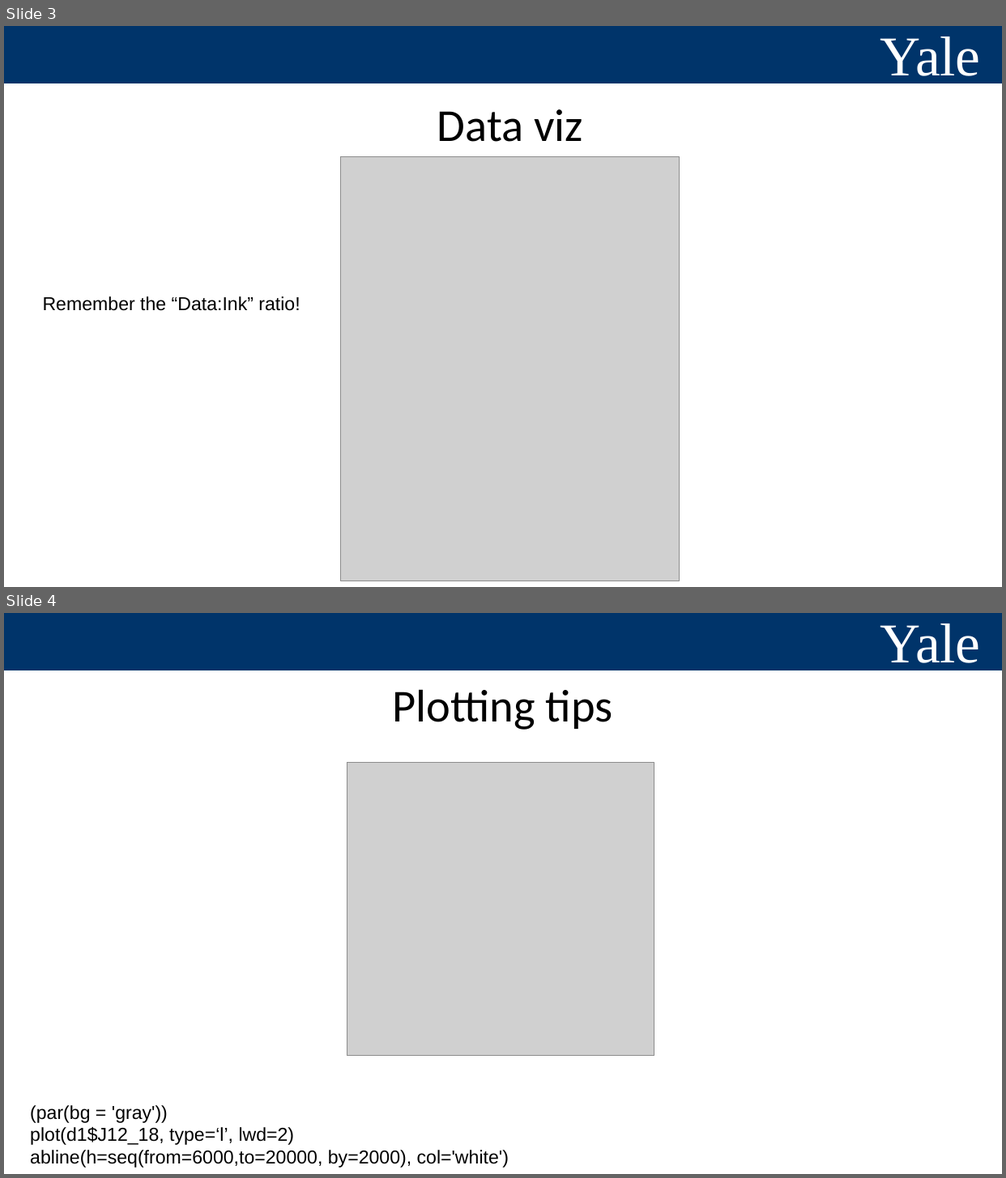
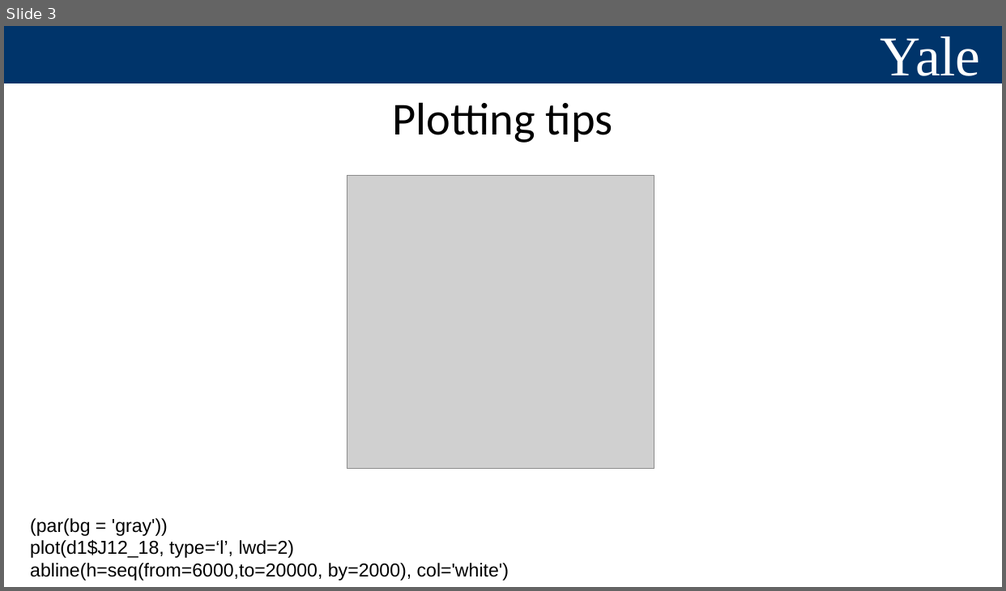
Before and after one commit to YalePublicHealthSurveillance/YaleIntroPublicHealthSurveillance.github.io, a slide deck: Slides/presenting results.pptx. Shown one above the other, each under a label of ours: slides 3 and 4 before the commit, slide 3 after it. The pictures are 1006x1178 and 1006x591 pixels, drawn with LibreOffice and Linux fonts; fonts in the diff are those of the drawing; grey boxes stand for pictures. Boxes give left, top, right and bottom in pixels: in the first picture for what was removed or moved away, otherwise in the second. Text is boxed around its words. In the diff, an @@ line names an element or a change of style, - is before the commit and + after.

```diff
--- a/Slides/presenting results.pptx
+++ b/Slides/presenting results.pptx
@@ slide 3 removed at (4, 26, 1002, 587), background #FFFFFF; not listed: 3 template elements that a slide beside it also shows @@
@@ title removed at (437, 109, 583, 142) @@
-Data viz
@@ picture removed at (341, 157, 680, 582) @@
@@ text removed at (43, 297, 300, 311) @@
-Remember the “Data:Ink” ratio!
@@ what was slide 4 is now slide 3 @@
```
Also in this commit, not shown: 1 slide changed, 1 slide added, 6 other slides removed, 2 other files.
